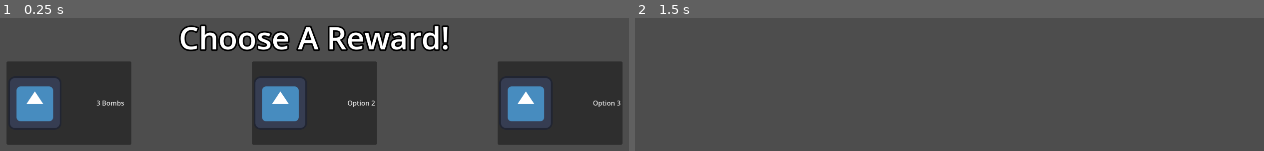
Above: before the commit, frames 1-2 (left to right).
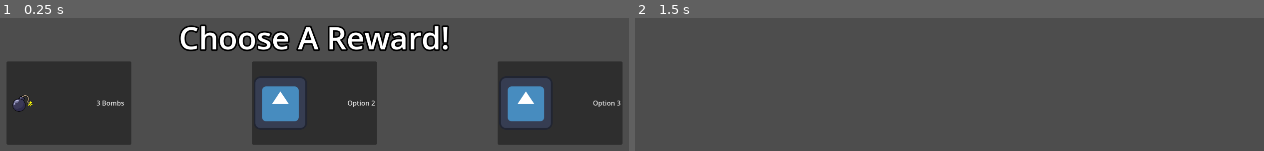
Above: after the commit, the same moments.

Repository: Glue-N-Wrench/built-for-scales
Game: Godot game, scene res://UI/weeklyRewards.tscn
Same seed, same stepped clock (60 frames per second), same inputs: the game is played once before the commit and once after it. This scene is started directly instead of the project's main scene. The engine's default icon, where the game draws it, is replaced by a stand-in: a white triangle on a blue panel in a dark square.
Inputs (mouse positions are in pixels of both pictures, inside the frame that each line leads up to):
- Up to frame 1 (0.25 s): no input
- Up to frame 2 (1.5 s): click "3 Bombs" at 0.5 s; tap Enter at 1.25 s; move the mouse to (1125, 65) at 1.27 s; tap S (camera_down) at 1.35 s; click (1125, 65) at 1.42 s

The runs differ from the first frame. In frame 1, 2.9% of the frame differs, in the area x 1-10%, y 45-83%; in frame 2, nothing differs.
Error before the commit: Invalid access to property or key 'texture' on a base object of type 'null instance'. (res://UI/weeklyRewards.gd:24)
Error after the commit: Invalid access of index '15' on a base object of type: 'Array'. (res://UI/weeklyRewards.gd:32)

Commit message:
Imported the rest of the home textures correctly, added basic rewards with changing reward pictures testing now

Diff:
--- a/UI/weeklyRewards.gd
+++ b/UI/weeklyRewards.gd
@@ -1,9 +1,18 @@
 extends Control
 
 var rng = RandomNumberGenerator.new()
-#should store [Name, Amount, TextureNodePath]
-@export
-var rewardArray = [["Bombs", 3, ""]]
+var smallHomeTextures = [ preload("res://Objects/Houses/Textures/house_1x1_a.png"), preload("res://assets/allHouses/house_1x1_b.png") , preload("res://assets/allHouses/house_1x1_c.png"), preload("res://assets/allHouses/house_1x1_d.png")]
+var tallHomeTextures = [ preload("res://assets/allHouses/house_1x2_a.png") , preload("res://assets/allHouses/house_1x2_b.png") ]
+var tallestHomeTextures = [ preload("res://assets/allHouses/house_1x3_a.png") , preload("res://assets/allHouses/house_1x3_b.png") ]
+var wideHomeTextures = [ preload("res://assets/allHouses/house_2x1_a.png") , preload("res://assets/allHouses/house_2x1_b.png") ]
+var largeHomeTextures = [ preload("res://assets/allHouses/house_2x2_a.png") , preload("res://assets/allHouses/house_2x2_b.png") , preload("res://assets/allHouses/house_2x2_c.png") ]
+var PnQHomeTextures = [ preload("res://assets/allHouses/house_2x2_DL_a.png") , preload("res://assets/allHouses/house_2x2_DR_a.png") ]
+var LnJHomeTextures = [ preload("res://assets/allHouses/house_2x2_UL_a.png") , preload("res://assets/allHouses/house_2x2_UR_a.png") ]
+var widestHomeTextures = [ preload("res://assets/allHouses/house_3x1_a.png") , preload("res://assets/allHouses/house_3x1_b.png") ]
+var mansionTextures = [ preload("res://Objects/Houses/Textures/house_3x2_a.png") , preload("res://Objects/Houses/Textures/house_3x2_b.png") ]
+var bombPngTest = preload("res://assets/bomb.png")
+
+var rewardArray = [["Bombs", 3, bombPngTest] , ["Small Homes", 3, smallHomeTextures[rng.randi_range(0, 3)]] , ["Wide Homes", 2, wideHomeTextures[rng.randi_range(0, 1)]] , ["Big Home", 1, largeHomeTextures[rng.randi_range(0, 1)]] , ["Mansion", 1, mansionTextures[rng.randi_range(0, 1)]] , ["L & J Homes", 2, LnJHomeTextures[rng.randi_range(0, 1)]] , ["P & Q Homes", 2, PnQHomeTextures[rng.randi_range(0, 1)]] , ["Tall Homes", 2, tallHomeTextures[rng.randi_range(0, 1)]] , ["Widest Home", 1, widestHomeTextures[rng.randi_range(0, 1)]] , ["Tallest Home", 1, tallestHomeTextures[randi_range(0, 1)]]]
 @export var options = [[]]
 
 func _ready():
@@ -20,9 +29,9 @@
 	for x in 3:
 		var reward = rng.randi_range(0,22)
 		#TODO REPLACE PLACEHOLDER FIRST INDEX [0]s WITH reward
-		get_node(options[x][0]).text = str(rewardArray[0][1]) + " " + rewardArray[0][0] + "   "
-		get_node(options[x][0]).icon = get_node(rewardArray[0][2]).texture
-		options[x][1] = rewardArray[0][0]
+		get_node(options[x][0]).text = str(rewardArray[reward][1]) + " " + rewardArray[reward][0] + "   "
+		get_node(options[x][0]).icon = rewardArray[reward][2]
+		options[x][1] = rewardArray[reward][0]
 
 func giveReward(choice):
 	#TODO MAKE LOGIC FOR EACH REWARD
Binary file added: assets/allHouses/house_1x1_a.png
Not shown, added: assets/allHouses/house_1x1_a.png.import
Binary file added: assets/allHouses/house_1x1_b.png
Not shown, added: assets/allHouses/house_1x1_b.png.import
Binary file added: assets/allHouses/house_1x1_c.png
Not shown, added: assets/allHouses/house_1x1_c.png.import
Binary file added: assets/allHouses/house_1x1_d.png
Not shown, changed: assets/allHouses/house_1x1_d.png.import
Binary file added: assets/allHouses/house_1x2_a.png
Not shown, added: assets/allHouses/house_1x2_a.png.import
Binary file added: assets/allHouses/house_1x2_b.png
Not shown, added: assets/allHouses/house_1x2_b.png.import
(and 27 more such lines)
